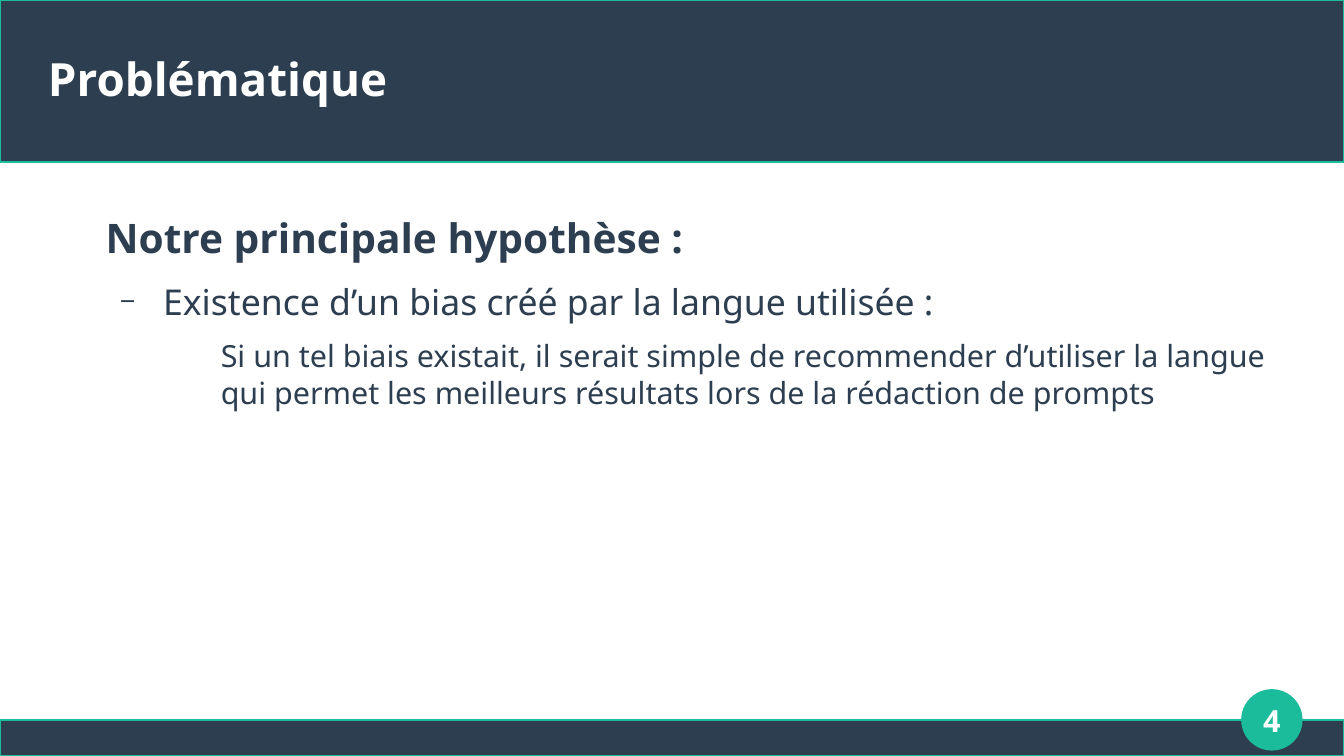
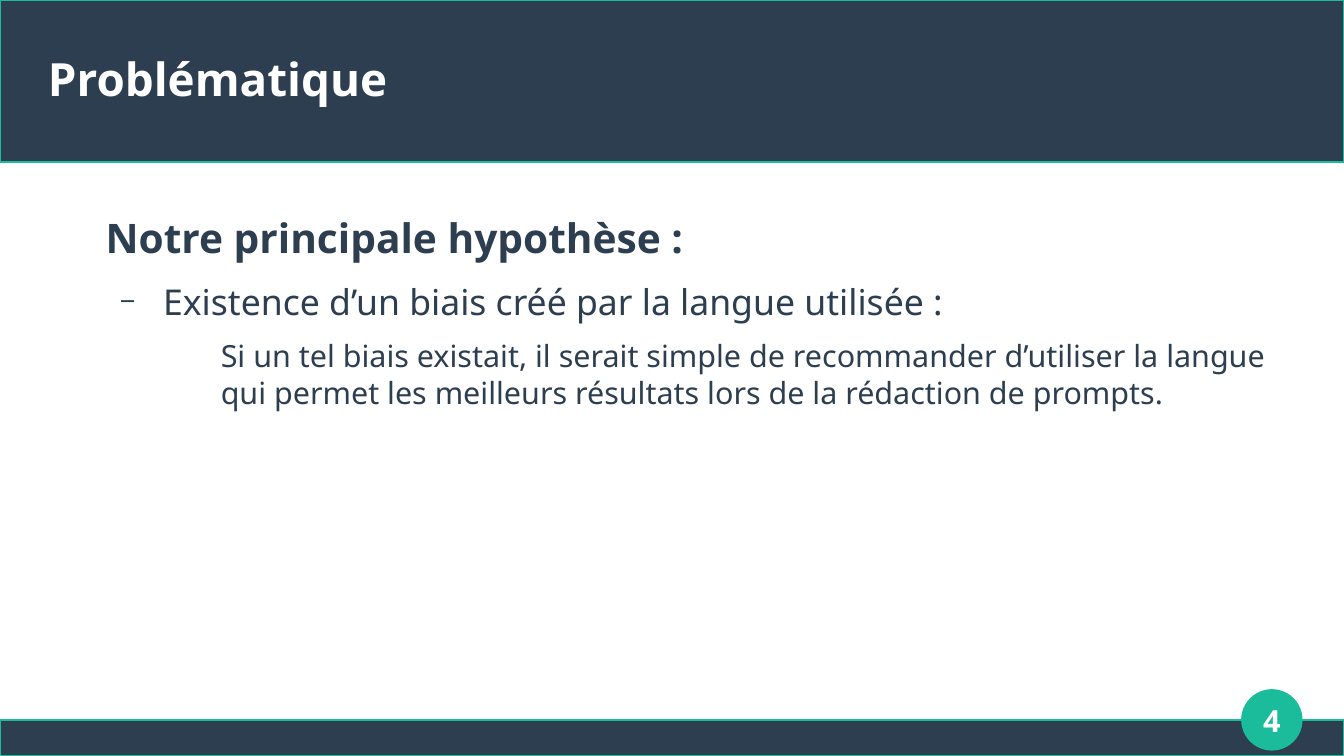
Before and after one commit to Yoh2929/Mini-projet-R5.C.06, a slide deck: slide 4 of slides-mini-projet.odp. Drawn at 1344x756 pixels with LibreOffice and Linux fonts; fonts in the diff are those of the drawing. Boxes give left, top, right and bottom in pixels: in the first picture for what was removed or moved away, otherwise in the second. Text is boxed around its words. In the diff, an @@ line names an element or a change of style, - is before the commit and + after.

```diff
--- a/slides-mini-projet.odp
+++ b/slides-mini-projet.odp
@@ text at (163,287,1264,412): text changed @@
-  − Existence d’un bias créé par la langue utilisée :
-    Si un tel biais existait, il serait simple de recommender d’utiliser la langue qui permet les meilleurs résultats lors de la rédaction de prompts
+  − Existence d’un biais créé par la langue utilisée :
+    Si un tel biais existait, il serait simple de recommander d’utiliser la langue qui permet les meilleurs résultats lors de la rédaction de prompts.
```
Also in this commit, not shown: 2 other slides changed, 1 other file.
